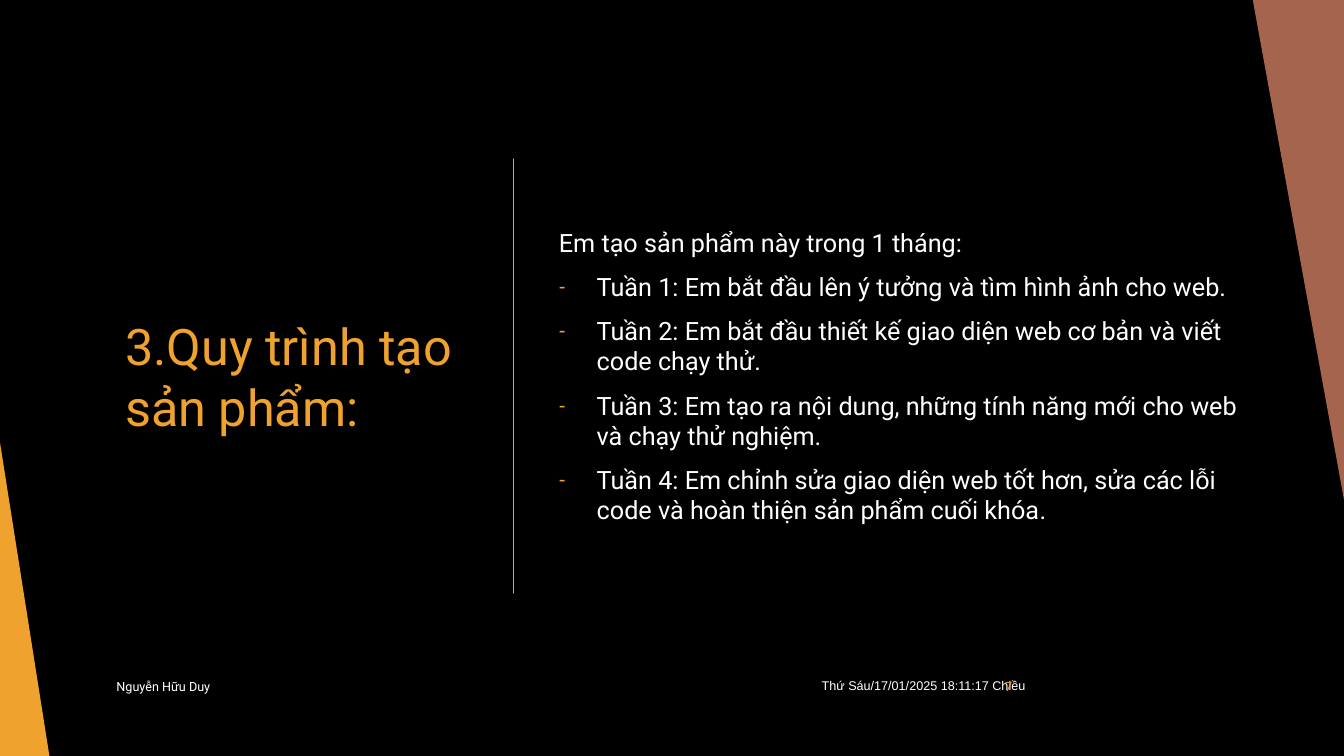
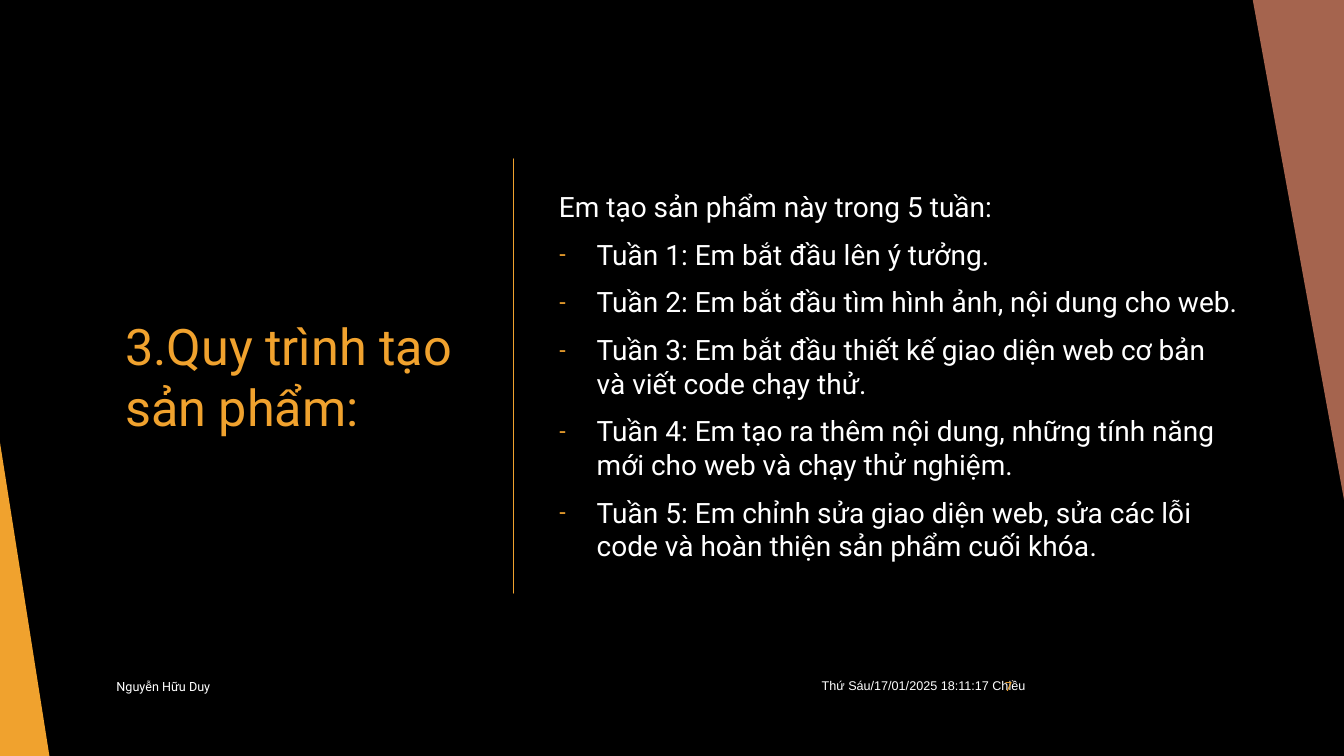
Before and after one commit to NguyenHuuDuy2011/SPCK_NguyenHuuDuy, a slide deck: slide 7 of SPCK_JSA07_Duy.pptx. Drawn at 1344x756 pixels with LibreOffice and Linux fonts; fonts in the diff are those of the drawing. Boxes give left, top, right and bottom in pixels: in the first picture for what was removed or moved away, otherwise in the second. Text is boxed around its words. In the diff, an @@ line names an element or a change of style, - is before the commit and + after.

```diff
--- a/SPCK_JSA07_Duy.pptx
+++ b/SPCK_JSA07_Duy.pptx
@@ text at bbox=[559, 193, 1237, 562]: text changed; size 18 to 20 pt @@
-Em tạo sản phẩm này trong 1 tháng:
-– Tuần 1: Em bắt đầu lên ý tưởng và tìm hình ảnh cho web.
-– Tuần 2: Em bắt đầu thiết kế giao diện web cơ bản và viết code chạy thử.
-– Tuần 3: Em tạo ra nội dung, những tính năng mới cho web và chạy thử nghiệm.
-– Tuần 4: Em chỉnh sửa giao diện web tốt hơn, sửa các lỗi code và hoàn thiện sản phẩm cuối khóa.
+Em tạo sản phẩm này trong 5 tuần:
+– Tuần 1: Em bắt đầu lên ý tưởng.
+– Tuần 2: Em bắt đầu tìm hình ảnh, nội dung cho web.
+– Tuần 3: Em bắt đầu thiết kế giao diện web cơ bản và viết code chạy thử.
+– Tuần 4: Em tạo ra thêm nội dung, những tính năng mới cho web và chạy thử nghiệm.
+– Tuần 5: Em chỉnh sửa giao diện web, sửa các lỗi code và hoàn thiện sản phẩm cuối khóa.
```
Also in this commit, not shown: 3 other files.
